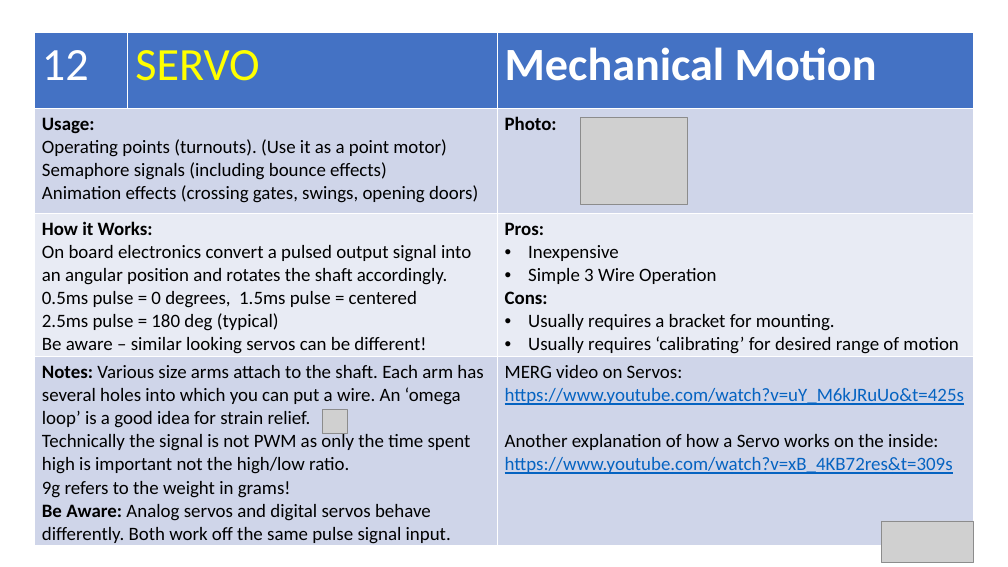
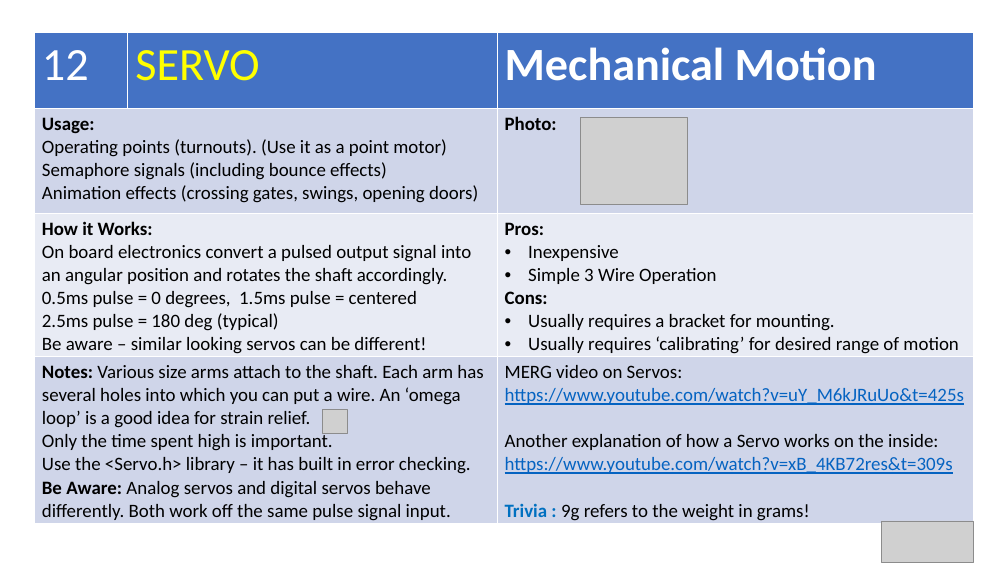
Before and after one commit to Alan-Lomax/MERG-SIG-Presentations, a slide deck: slide 25 of Arduino IO Compendium.pptx. Drawn at 1008x567 pixels with LibreOffice and Linux fonts; fonts in the diff are those of the drawing; grey boxes stand for pictures. Boxes give left, top, right and bottom in pixels: in the first picture for what was removed or moved away, otherwise in the second. Text is boxed around its words. In the diff, an @@ line names an element or a change of style, - is before the commit and + after.

```diff
--- a/Arduino IO Compendium.pptx
+++ b/Arduino IO Compendium.pptx
@@ table at (34,33,973,525) @@
-row 4, column 1: Notes: Various size arms attach to the shaft. Each arm has several holes into which you can put a wire. An ‘omega loop’ is a good idea for strain relief. / Technically the signal is not PWM as only the time spent high is important not the high/low ratio. / 9g refers to the weight in grams! / Be Aware: Analog servos and digital servos behave differently. Both work off the same pulse signal input.
+row 4, column 1: Notes: Various size arms attach to the shaft. Each arm has several holes into which you can put a wire. An ‘omega loop’ is a good idea for strain relief. / Only the time spent high is important. / Use the <Servo.h> library – it has built in error checking. / Be Aware: Analog servos and digital servos behave differently. Both work off the same pulse signal input.
-row 4, column 3: MERG video on Servos: / https://www.youtube.com/watch?v=uY_M6kJRuUo&t=425s / Another explanation of how a Servo works on the inside: / https://www.youtube.com/watch?v=xB_4KB72res&t=309s
+row 4, column 3: MERG video on Servos: / https://www.youtube.com/watch?v=uY_M6kJRuUo&t=425s / Another explanation of how a Servo works on the inside: / https://www.youtube.com/watch?v=xB_4KB72res&t=309s / Trivia : 9g refers to the weight in grams!
```
Also in this commit, not shown: 4 other slides changed.
